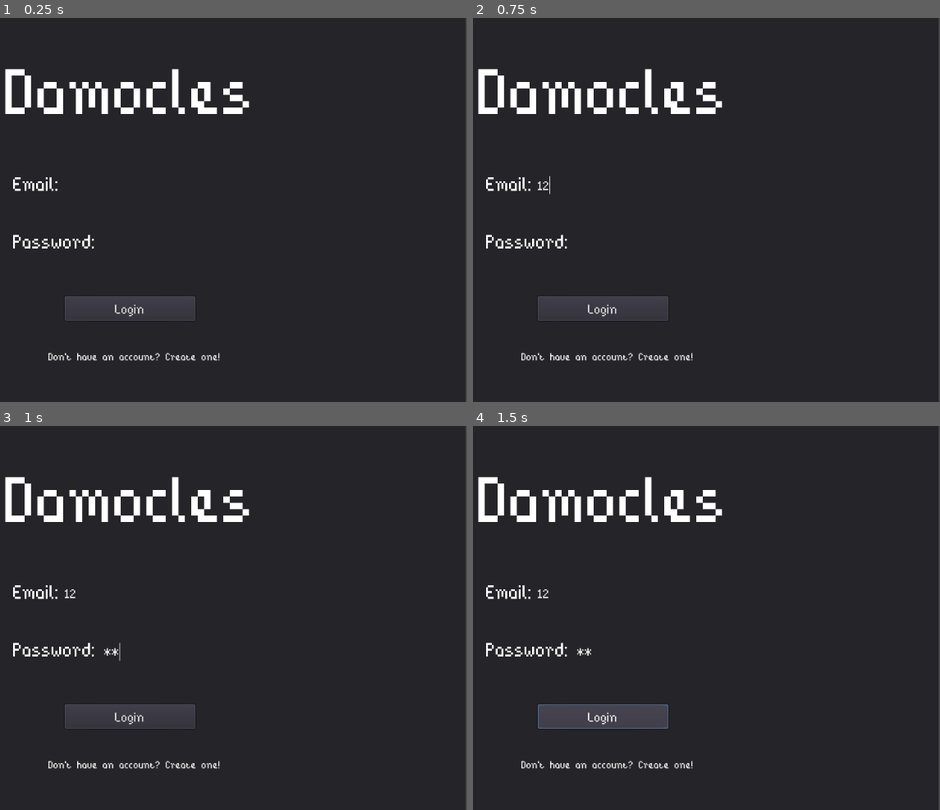
Above: before the commit, frames 1-4 (two rows, left to right).
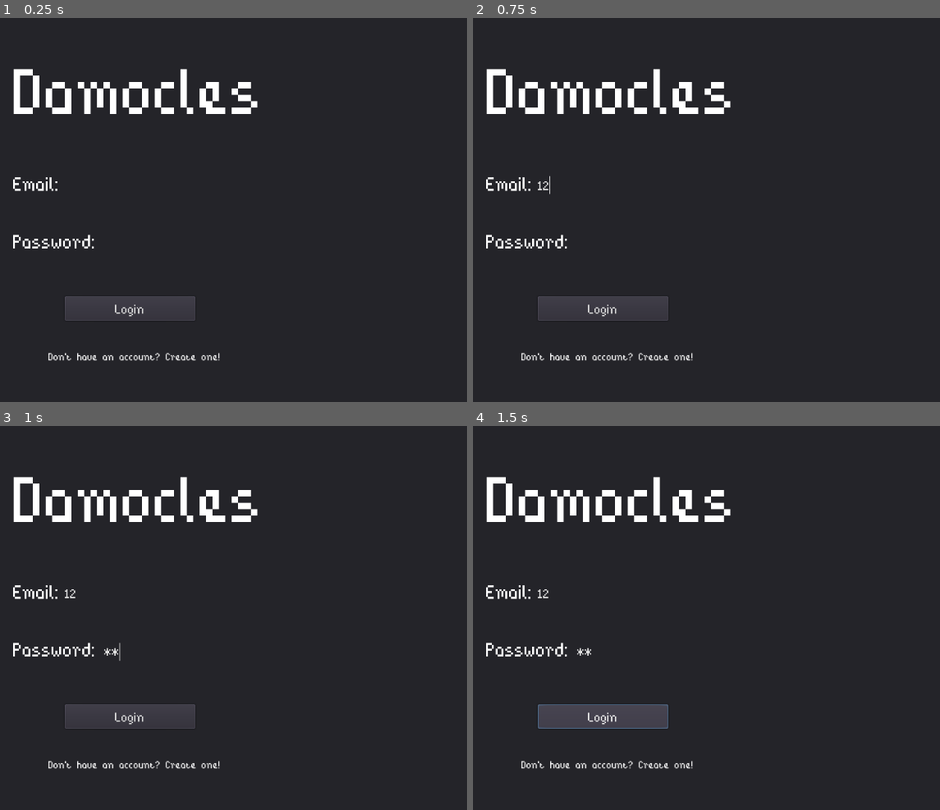
Above: after the commit, the same moments.

Repository: Kowagatte/Damocles-Client
Game: Godot game, scene res://Scenes/LoginScreen/LoginScreen.tscn
Two runs of this game, one before a commit and one after it. Both use one fixed random seed, a clock stepped at 60 frames per second and the inputs below. This scene is started directly instead of the project's main scene.
Inputs (mouse positions are in pixels of both pictures, inside the frame that each line leads up to):
- Up to frame 1 (0.25 s): no input
- Up to frame 2 (0.75 s): click (617, 183) at 0.52 s; type "12" at 0.6 s
- Up to frame 3 (1 s): click (172, 652) at 0.75 s; type "12" at 0.83 s
- Up to frame 4 (1.5 s): click "Login" at 1.25 s

The runs differ from the first frame. In frame 1, 3.4% of the frame differs, in the area x 1-100%, y 0-100%; in frame 2, 3.4%; in frame 3, 3.4%; in frame 4, 3.4%.

Commit message:
Started adding create account screen

Diff:
--- a/DamoclesClient/Scenes/CreateAccount/CreateAccountScreen.tscn
+++ b/DamoclesClient/Scenes/CreateAccount/CreateAccountScreen.tscn
@@ -1,4 +1,6 @@
-[gd_scene format=2]
+[gd_scene load_steps=2 format=2]
+
+[ext_resource path="res://Scenes/CreateAccount/Fonts/TitleFont.tres" type="DynamicFont" id=1]
 
 [node name="CreateAccount" type="Control"]
 anchor_right = 1.0
@@ -13,3 +15,16 @@
 __meta__ = {
 "_edit_use_anchors_": false
 }
+
+[node name="Label" type="Label" parent="Panel"]
+margin_left = 317.0
+margin_top = 40.0
+margin_right = 707.0
+margin_bottom = 180.0
+custom_fonts/font = ExtResource( 1 )
+text = "Damocles"
+align = 1
+valign = 1
+__meta__ = {
+"_edit_use_anchors_": false
+}
--- /dev/null
+++ b/DamoclesClient/Scenes/CreateAccount/Fonts/TitleFont.tres
@@ -0,0 +1,7 @@
+[gd_resource type="DynamicFont" load_steps=2 format=2]
+
+[ext_resource path="res://Assets/fonts/BitPotionExt.ttf" type="DynamicFontData" id=1]
+
+[resource]
+size = 160
+font_data = ExtResource( 1 )
--- /dev/null
+++ b/DamoclesClient/Scenes/LoginScreen/Fonts/TitleFont.tres
@@ -0,0 +1,7 @@
+[gd_resource type="DynamicFont" load_steps=2 format=2]
+
+[ext_resource path="res://Assets/fonts/BitPotionExt.ttf" type="DynamicFontData" id=1]
+
+[resource]
+size = 160
+font_data = ExtResource( 1 )
--- a/DamoclesClient/Scenes/LoginScreen/LoginScreen.tscn
+++ b/DamoclesClient/Scenes/LoginScreen/LoginScreen.tscn
@@ -2,13 +2,12 @@
 
 [ext_resource path="res://Assets/fonts/BitPotionExt.ttf" type="DynamicFontData" id=1]
 [ext_resource path="res://Scenes/LoginScreen/Fonts/LabelFont.tres" type="DynamicFont" id=2]
+[ext_resource path="res://Scenes/LoginScreen/Fonts/TitleFont.tres" type="DynamicFont" id=3]
 [ext_resource path="res://Scenes/LoginScreen/Fonts/FieldFont.tres" type="DynamicFont" id=4]
 [ext_resource path="res://Assets/fonts/BitPotion.tres" type="DynamicFont" id=5]
 [ext_resource path="res://Scenes/LoginScreen/Scripts/UI/LoginScreen.gd" type="Script" id=6]
 
-[sub_resource type="DynamicFont" id=1]
-size = 160
-font_data = ExtResource( 1 )
+[sub_resource type="StyleBoxEmpty" id=1]
 
 [sub_resource type="StyleBoxEmpty" id=2]
 
@@ -16,9 +15,7 @@
 
 [sub_resource type="StyleBoxEmpty" id=4]
 
-[sub_resource type="StyleBoxEmpty" id=5]
-
-[sub_resource type="DynamicFont" id=6]
+[sub_resource type="DynamicFont" id=5]
 size = 26
 font_data = ExtResource( 1 )
 
@@ -28,19 +25,19 @@
 }
 
 [node name="Panel" type="Panel" parent="."]
-margin_right = 1022.0
-margin_bottom = 601.0
+margin_right = 1024.0
+margin_bottom = 600.0
 script = ExtResource( 6 )
 __meta__ = {
 "_edit_use_anchors_": false
 }
 
 [node name="Title" type="Label" parent="Panel"]
-margin_left = 304.06
+margin_left = 317.0
 margin_top = 40.0
-margin_right = 694.06
+margin_right = 707.0
 margin_bottom = 180.0
-custom_fonts/font = SubResource( 1 )
+custom_fonts/font = ExtResource( 3 )
 text = "Damocles"
 align = 1
 valign = 1
@@ -62,10 +59,10 @@
 [node name="EmailEnter" type="LineEdit" parent="Panel/Email"]
 margin_left = 81.0
 margin_top = 10.0
-margin_right = 328.0
+margin_right = 361.0
 margin_bottom = 38.0
-custom_styles/focus = SubResource( 2 )
-custom_styles/normal = SubResource( 3 )
+custom_styles/focus = SubResource( 1 )
+custom_styles/normal = SubResource( 2 )
 custom_fonts/font = ExtResource( 4 )
 max_length = 26
 caret_blink = true
--- a/DamoclesClient/project.godot
+++ b/DamoclesClient/project.godot
@@ -15,7 +15,7 @@
 
 [application]
 
-config/name="Damocles"
+config/name="DamoclesClient"
 run/main_scene="res://Client.tscn"
 
 [display]
Not shown: 2 places in DamoclesClient/Scenes/LoginScreen/LoginScreen.tscn that only renumber resources
